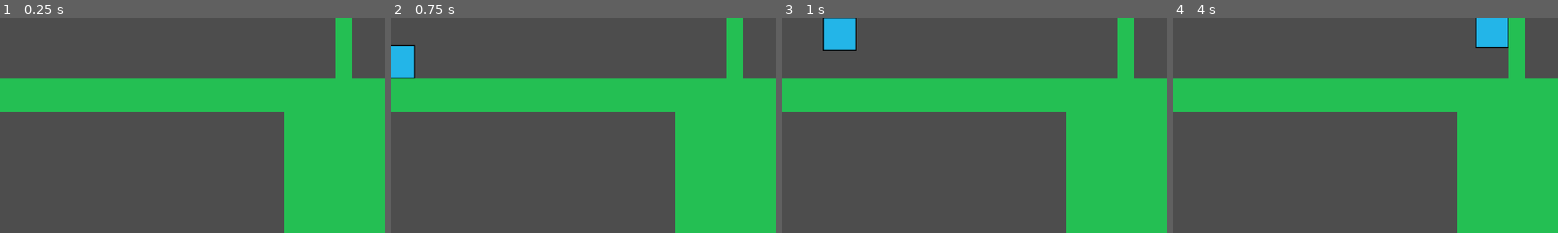
Above: before the commit, frames 1-4 (left to right).
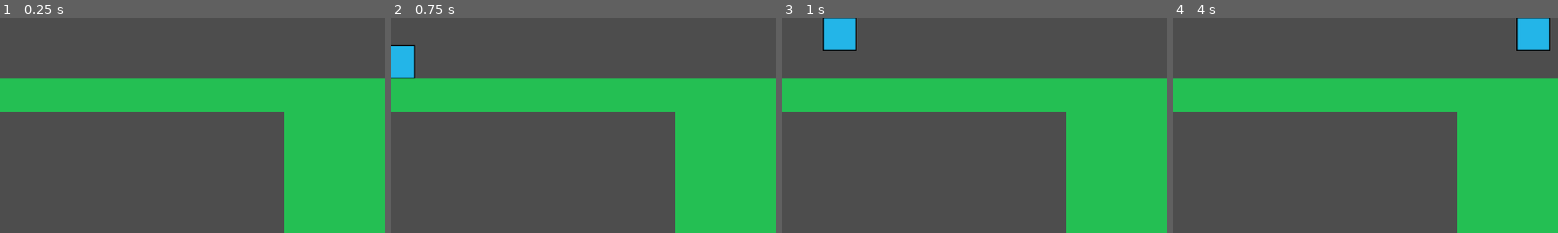
Above: after the commit, the same moments.

Repository: redguy999/Two-Boxes
Game: Godot game, scene res://level_3.tscn
Same seed, same stepped clock (60 frames per second), same inputs: the game is played once before the commit and once after it. This scene is started directly instead of the project's main scene.
Inputs:
- Up to frame 1 (0.25 s): no input
- Up to frame 2 (0.75 s): tap Enter at 0.5 s; hold Right (ui_right) from 0.53 s (still down)
- Up to frame 3 (1 s): keep holding Right (ui_right); tap Up at 0.77 s
- Up to frame 4 (4 s): tap Up at 1.52, 3.02, 3.77 s; release Right (ui_right) at 2.03 s; hold Left (ui_left) 2.03-2.78 s; hold Right (ui_right) from 2.78 s (still down)
The pictures show only the part of the screen within x 9-59%, y 0-50%; the shares and areas given below are measured in that part.

The runs differ from the first frame. In frame 1, 1.2% of the frame differs, in the area x 87-92%, y 0-29%; in frame 2, 1.2%; in frame 3, 1.2%; in frame 4, 3.4%, in the area x 78-98%, y 0-29%.

Commit message:
Various edits

Diff:
--- /dev/null
+++ b/Door.gd
@@ -0,0 +1,21 @@
+extends StaticBody2D
+
+
+# Called when the node enters the scene tree for the first time.
+func _ready():
+	pass # Replace with function body.
+
+
+# Called every frame. 'delta' is the elapsed time since the previous frame.
+func _process(delta):
+	pass
+
+
+func _on_button_1_body_entered(body):
+	$CollisionShape2D.disabled
+	pass
+
+
+func _on_button_2_body_entered(body):
+	$CollisionShape2D.disabled
+	pass # Replace with function body.
--- a/World.gd
+++ b/Main.gd
@@ -17,11 +17,11 @@
 func nextLevel():
 	# This is like autoloading the scene, only
 	# it happens after already loading the main scene.
-	get_tree().root.add_child(simultaneous_scene)
+	#get_tree().root.add_child(simultaneous_scene)
 	get_tree().change_scene_to_file(levelOrder[levelNum]+".tscn")
-	get_tree().change_scene_to_packed(simultaneous_scene)
+	#get_tree().change_scene_to_packed(simultaneous_scene)
 	#TODO: change this so it will cycle through the levels.
-	if(levelNum==1):
+	if(levelNum==2):
 		simultaneous_scene = preload("level_3.tscn").instantiate()
 
 	levelNum+=1;
--- a/level_1.tscn
+++ b/level_1.tscn
@@ -1,6 +1,6 @@
 [gd_scene load_steps=11 format=3 uid="uid://cmqlbxc8ksxc8"]
 
-[ext_resource type="Script" path="res://World.gd" id="1_pmu1h"]
+[ext_resource type="Script" path="res://Main.gd" id="1_mapki"]
 [ext_resource type="Script" path="res://SquareB.gd" id="2_yfnuh"]
 [ext_resource type="Texture2D" uid="uid://dy7vnmbuion3" path="res://Untitled.png" id="3_kilyc"]
 [ext_resource type="Texture2D" uid="uid://blgiprmrtbaep" path="res://Ground.png" id="4_rtc75"]
@@ -22,10 +22,10 @@
 size = Vector2(100, 100)
 
 [node name="Main" type="Node"]
+script = ExtResource("1_mapki")
 
 [node name="World" type="Node2D" parent="."]
 scale = Vector2(0.5, 0.5)
-script = ExtResource("1_pmu1h")
 
 [node name="SquareB" type="CharacterBody2D" parent="World"]
 position = Vector2(2184, 1152)
@@ -98,4 +98,4 @@
 offset_right = 40.0
 offset_bottom = 40.0
 
-[connection signal="body_entered" from="World/SquareR/Area2D" to="World" method="_on_area_2d_body_entered"]
+[connection signal="body_entered" from="World/SquareR/Area2D" to="." method="_on_area_2d_body_entered"]
--- a/level_2.tscn
+++ b/level_2.tscn
@@ -1,7 +1,7 @@
 [gd_scene load_steps=10 format=3 uid="uid://c51rextdshfd5"]
 
-[ext_resource type="Script" path="res://World.gd" id="1_228g4"]
 [ext_resource type="Script" path="res://SquareB.gd" id="1_dfhxh"]
+[ext_resource type="Script" path="res://Main.gd" id="1_o0fd1"]
 [ext_resource type="Texture2D" uid="uid://dy7vnmbuion3" path="res://Untitled.png" id="2_brv24"]
 [ext_resource type="Texture2D" uid="uid://blgiprmrtbaep" path="res://Ground.png" id="3_jixvr"]
 [ext_resource type="Script" path="res://SquareR.gd" id="4_e7wtf"]
@@ -18,11 +18,11 @@
 [sub_resource type="RectangleShape2D" id="RectangleShape2D_3tox2"]
 size = Vector2(100, 100)
 
-[node name="Level2" type="Node"]
+[node name="Main" type="Node"]
+script = ExtResource("1_o0fd1")
 
 [node name="World" type="Node2D" parent="."]
 scale = Vector2(0.5, 0.5)
-script = ExtResource("1_228g4")
 
 [node name="SquareB" type="CharacterBody2D" parent="World"]
 position = Vector2(2034, 256)
@@ -131,4 +131,4 @@
 [node name="Sprite2D" type="Sprite2D" parent="World/BoundaryB"]
 texture = ExtResource("3_jixvr")
 
-[connection signal="body_entered" from="World/SquareR/Area2D" to="World" method="_on_area_2d_body_entered"]
+[connection signal="body_entered" from="World/SquareR/Area2D" to="." method="_on_area_2d_body_entered"]
--- a/level_3.tscn
+++ b/level_3.tscn
@@ -1,10 +1,11 @@
-[gd_scene load_steps=11 format=3 uid="uid://df4605tkkpq3"]
+[gd_scene load_steps=12 format=3 uid="uid://n1fjers6kftm"]
 
-[ext_resource type="Script" path="res://World.gd" id="1_k5ws1"]
+[ext_resource type="Script" path="res://Main.gd" id="1_gker2"]
 [ext_resource type="Script" path="res://SquareB.gd" id="2_km8ll"]
 [ext_resource type="Texture2D" uid="uid://dy7vnmbuion3" path="res://Untitled.png" id="3_3j66h"]
 [ext_resource type="Texture2D" uid="uid://blgiprmrtbaep" path="res://Ground.png" id="4_kccnu"]
 [ext_resource type="Script" path="res://SquareR.gd" id="4_vrfyv"]
+[ext_resource type="Script" path="res://Door.gd" id="6_y325e"]
 
 [sub_resource type="RectangleShape2D" id="RectangleShape2D_bn2kx"]
 size = Vector2(99, 99)
@@ -21,11 +22,11 @@
 [sub_resource type="RectangleShape2D" id="RectangleShape2D_w7umo"]
 size = Vector2(100, 100)
 
-[node name="Node2D" type="Node"]
+[node name="Main" type="Node"]
+script = ExtResource("1_gker2")
 
 [node name="World" type="Node2D" parent="."]
 scale = Vector2(0.5, 0.5)
-script = ExtResource("1_k5ws1")
 
 [node name="SquareB" type="CharacterBody2D" parent="World"]
 position = Vector2(126, 134)
@@ -167,6 +168,7 @@
 position = Vector2(676, 1204)
 scale = Vector2(0.5, 2)
 collision_layer = 2
+script = ExtResource("6_y325e")
 metadata/_edit_group_ = true
 
 [node name="CollisionShape2D" type="CollisionShape2D" parent="World/Door1"]
@@ -176,9 +178,10 @@
 texture = ExtResource("4_kccnu")
 
 [node name="Door2" type="StaticBody2D" parent="World"]
-position = Vector2(1248, 90)
+position = Vector2(676, 1204)
 scale = Vector2(0.5, 2)
 collision_layer = 2
+script = ExtResource("6_y325e")
 metadata/_edit_group_ = true
 
 [node name="CollisionShape2D" type="CollisionShape2D" parent="World/Door2"]
@@ -186,3 +189,7 @@
 
 [node name="Sprite2D" type="Sprite2D" parent="World/Door2"]
 texture = ExtResource("4_kccnu")
+
+[connection signal="body_entered" from="World/SquareR/Area2D" to="." method="_on_area_2d_body_entered"]
+[connection signal="body_entered" from="World/Button1" to="World/Door1" method="_on_button_1_body_entered"]
+[connection signal="body_entered" from="World/Button2" to="World/Door2" method="_on_button_2_body_entered"]
--- a/title_screen.tscn
+++ b/title_screen.tscn
@@ -1,6 +1,6 @@
 [gd_scene format=3 uid="uid://i04ampirpbvk"]
 
-[node name="TitleScreen" type="Node"]
+[node name="Main" type="Node"]
 
 [node name="Control" type="Control" parent="."]
 layout_mode = 3
